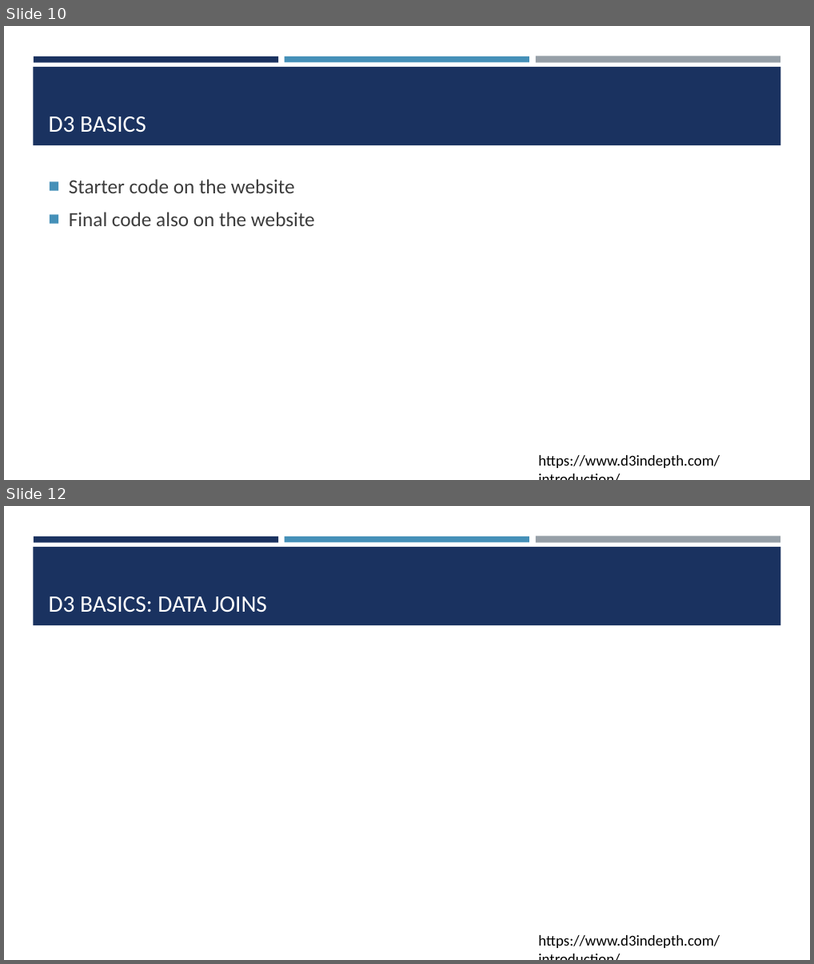
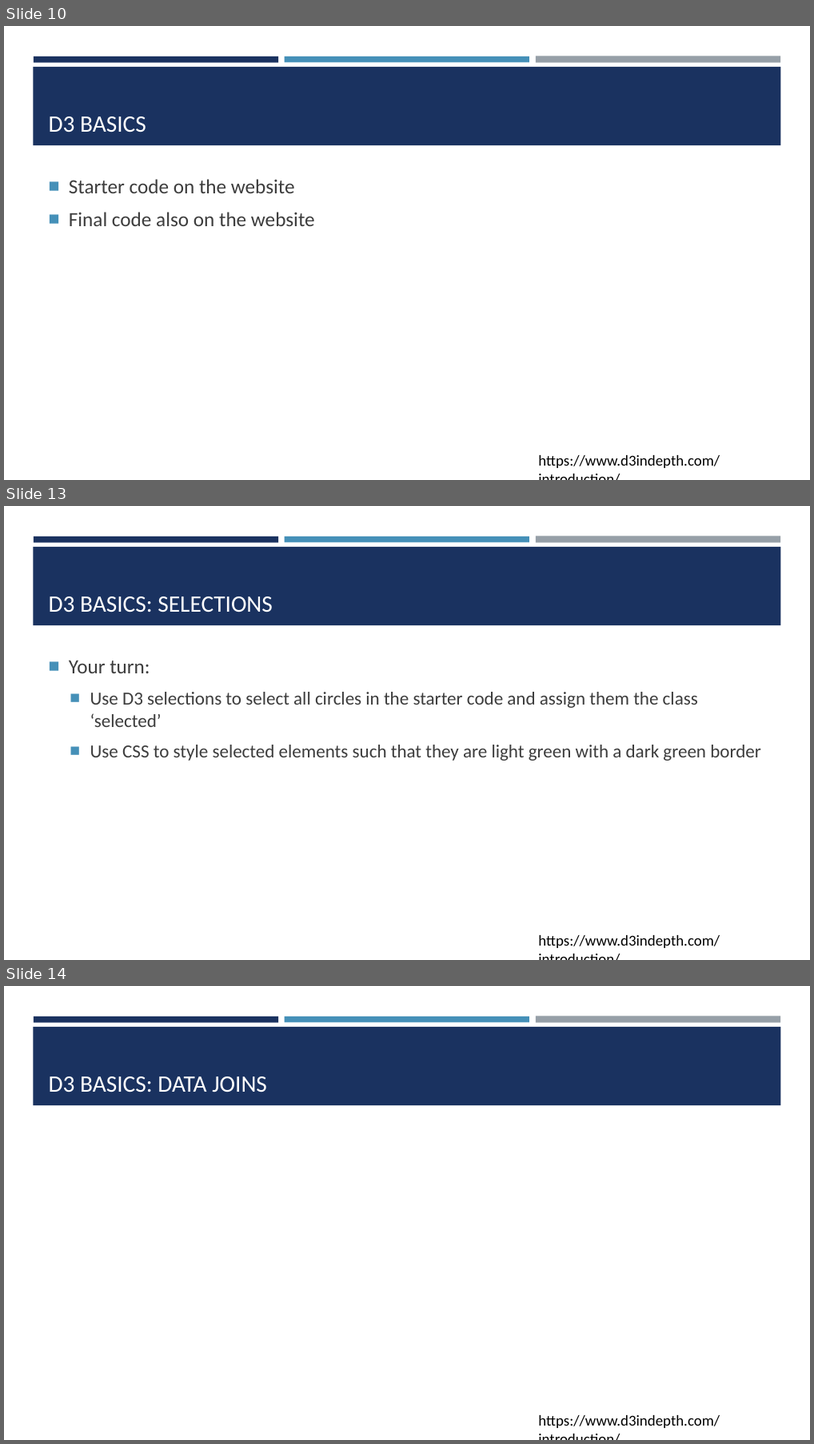
Before and after one commit to amosca01/SDS-CSC235, a slide deck: slides/06-d3.pptx. Shown one above the other, each under a label of ours: slides 10 and 12 before the commit, slides 10, 13 and 14 after it; the slides between them are not shown. The pictures are 814x964 and 814x1444 pixels, drawn with LibreOffice and Linux fonts; fonts in the diff are those of the drawing. Boxes give left, top, right and bottom in pixels: in the first picture for what was removed or moved away, otherwise in the second. Text is boxed around its words. In the diff, an @@ line names an element or a change of style, - is before the commit and + after.

```diff
--- a/slides/06-d3.pptx
+++ b/slides/06-d3.pptx
@@ slide 13 added at bbox=[4, 506, 810, 960], background #FFFFFF; not listed: 4 template elements that a slide beside it also shows @@
@@ title added at bbox=[49, 596, 273, 612], 28 pt, text #FFFFFF @@
+D3 BASICS: SELECTIONS
@@ text added at bbox=[69, 660, 762, 760], 22 pt, text #3D3D3D @@
+■ Your turn:
+  ■ Use D3 selections to select all circles in the starter code and assign them the class ‘selected’
+  ■ Use CSS to style selected elements such that they are light green with a dark green border
@@ text added at bbox=[538, 935, 720, 948], 18 pt, text #000000 @@
+https://www.d3indepth.com/introduction/
@@ what was slide 12 is now slide 14 @@
```
Also in this commit, not shown: 1 slide changed, 1 other slide added, 12 other files.
